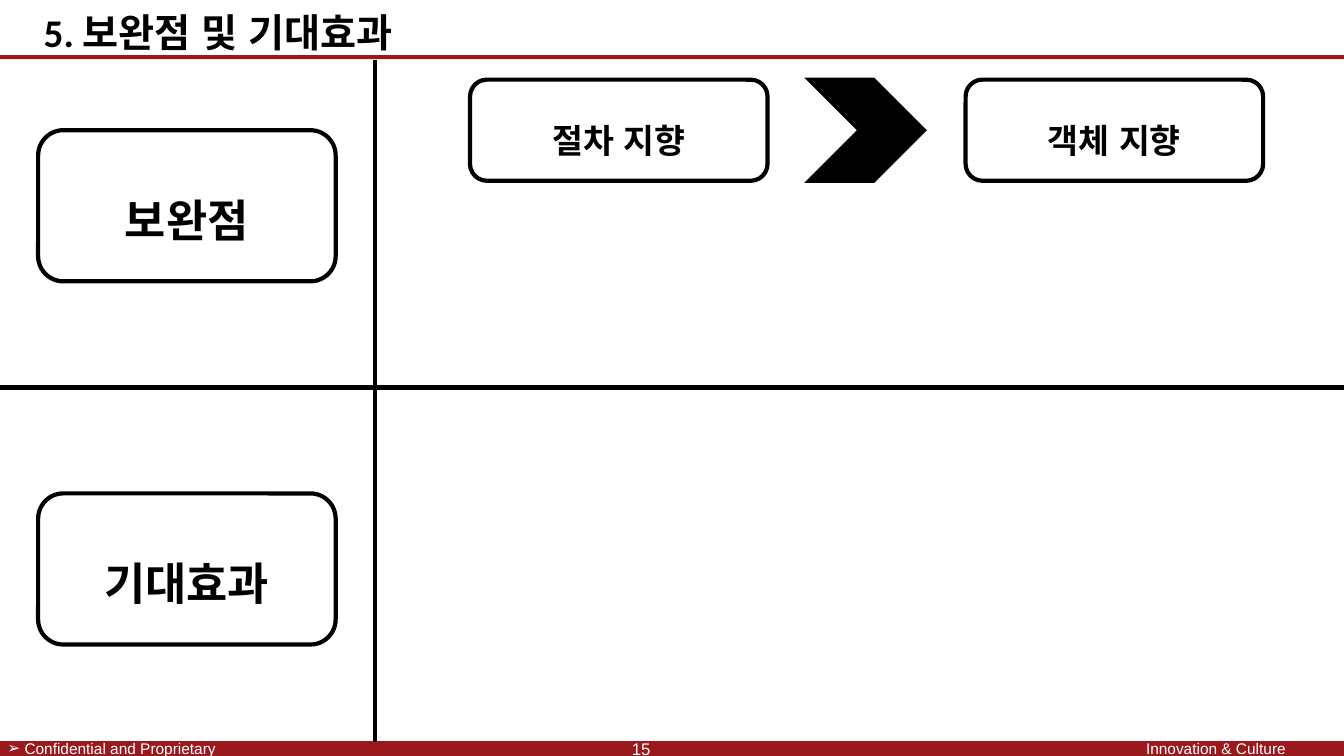
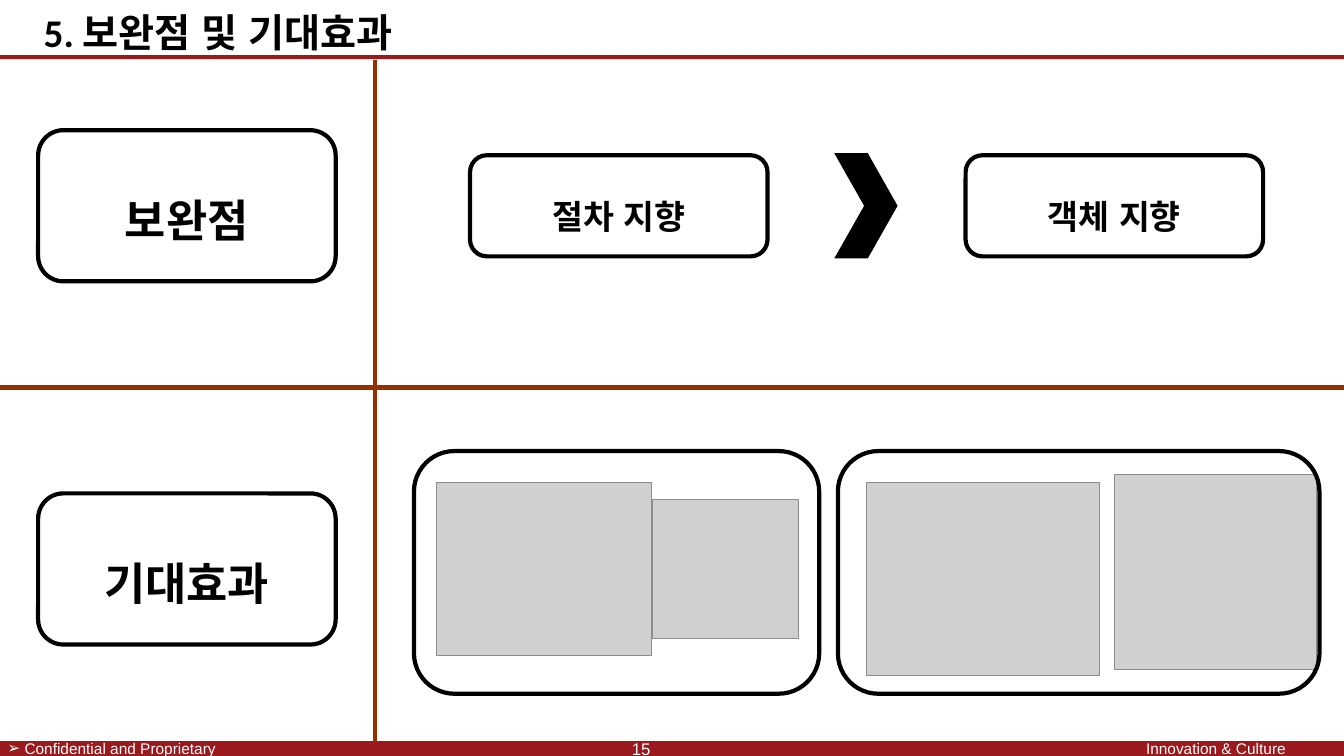
Before and after one commit to SaintSeong/JusungProject, a slide deck: slide 22 of A조 발표/A조 발표.pptx. Drawn at 1344x756 pixels with LibreOffice and Linux fonts; fonts in the diff are those of the drawing; grey boxes stand for pictures; background and template pictures are left out. Boxes give left, top, right and bottom in pixels: in the first picture for what was removed or moved away, otherwise in the second. Text is boxed around its words. In the diff, an @@ line names an element or a change of style, - is before the commit and + after.

```diff
--- a/A조 발표/A조 발표.pptx
+++ b/A조 발표/A조 발표.pptx
@@ line (375, 59) - (375, 742): stroke #000000 3 pt to #933000 3 pt @@
@@ rounded rectangle "절차 지향": place and size @@
-rounded rectangle "절차 지향" at (470, 80, 767, 180)
+rounded rectangle "절차 지향" at (470, 155, 767, 256)
@@ chevron: place and size @@
-chevron at (810, 80, 925, 180)
+chevron at (838, 155, 895, 256)
@@ rounded rectangle "객체 지향": place and size @@
-rounded rectangle "객체 지향" at (966, 80, 1263, 180)
+rounded rectangle "객체 지향" at (966, 155, 1263, 256)
@@ line (0, 387) - (1344, 387): stroke #000000 3 pt to #933000 3 pt @@
@@ rounded rectangle added at (414, 451, 820, 694), outline #000000 3 pt @@
@@ rounded rectangle added at (838, 451, 1320, 694), outline #000000 3 pt @@
@@ picture added at (1115, 475, 1318, 669) @@
@@ picture added at (437, 482, 652, 655) @@
@@ picture added at (653, 499, 799, 638) @@
@@ picture added at (867, 482, 1100, 676) @@
```
Also in this commit, not shown: 19 other slides changed, 1 slide added.
